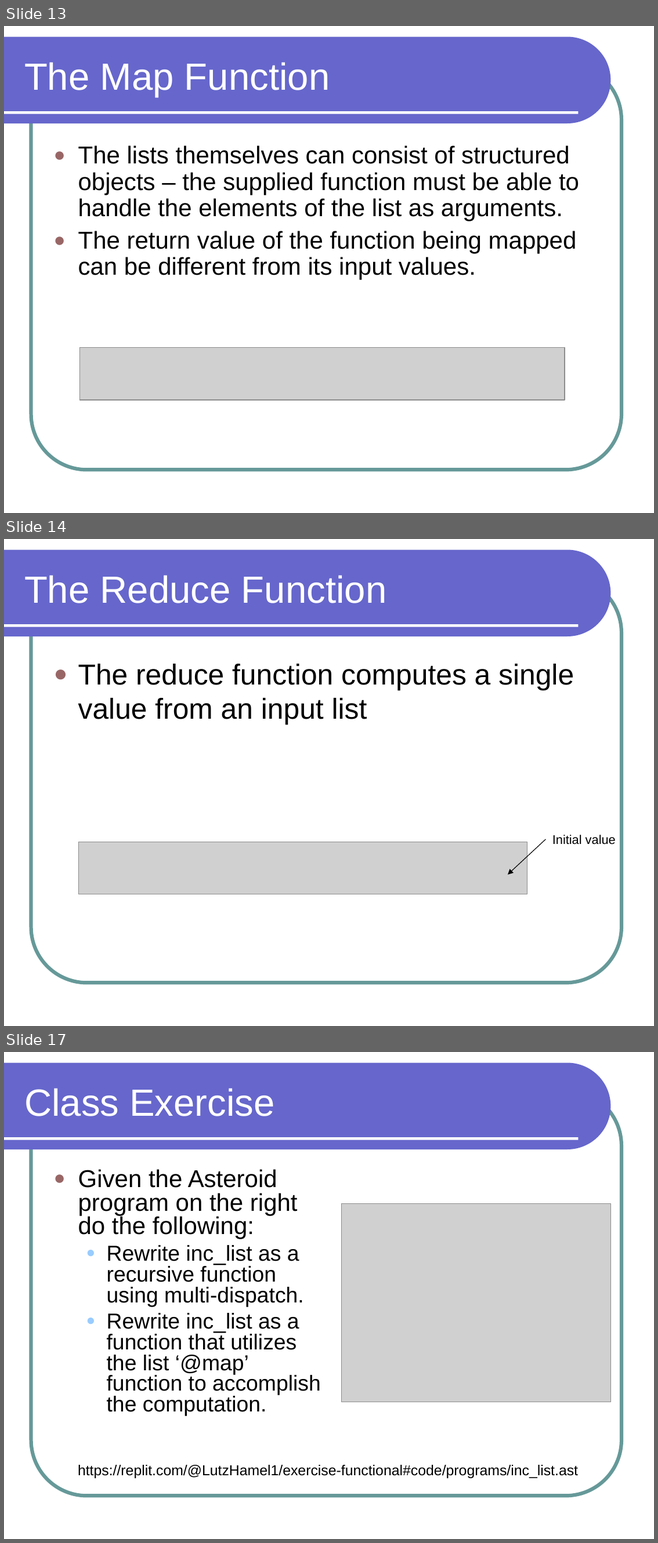
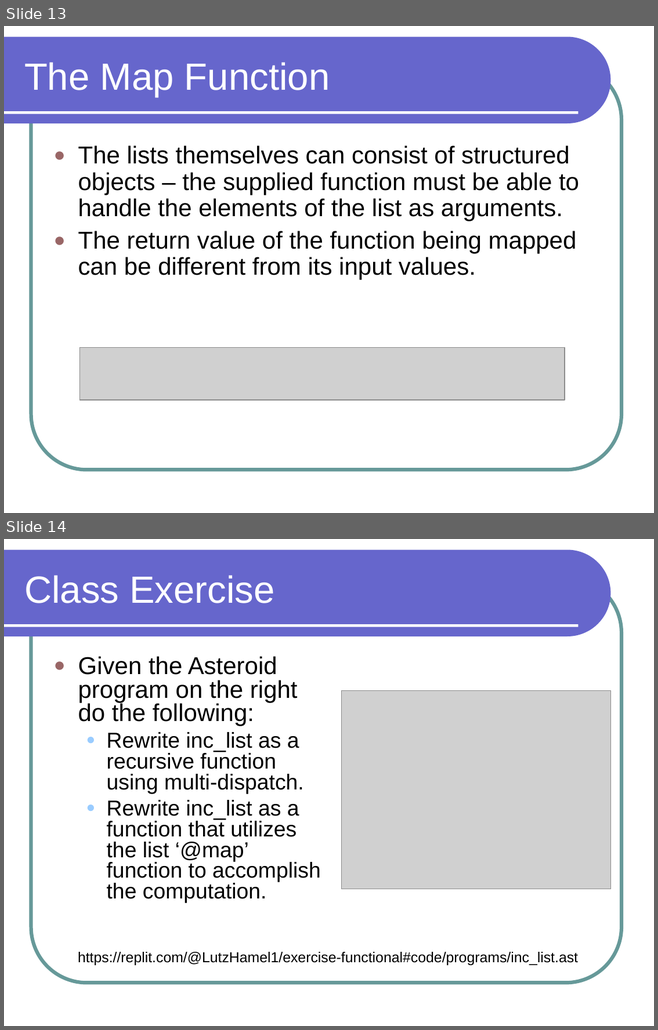
Before and after one commit to lutzhamel/CSC301, a slide deck: notes/csc301-ln014.ppt. Shown one above the other, each under a label of ours: slides 13, 14 and 17 before the commit, slides 13 and 14 after it; the slides between them are not shown. The pictures are 658x1543 and 658x1030 pixels, drawn with LibreOffice and Linux fonts; fonts in the diff are those of the drawing; grey boxes stand for pictures. Boxes give left, top, right and bottom in pixels: in the first picture for what was removed or moved away, otherwise in the second. Text is boxed around its words. In the diff, an @@ line names an element or a change of style, - is before the commit and + after.

```diff
--- a/notes/csc301-ln014.ppt
+++ b/notes/csc301-ln014.ppt
@@ slide 14 removed at (x1=4, y1=539, x2=654, y2=1026), background #FFFFFF; not listed: 3 template elements that a slide beside it also shows @@
@@ title removed at (x1=24, y1=575, x2=386, y2=603) @@
-The Reduce Function
@@ text removed at (x1=78, y1=664, x2=574, y2=725) @@
-● The reduce function computes a single value from an input list
@@ picture removed at (x1=78, y1=842, x2=526, y2=895) @@
@@ arrow removed from (545, 839) to (507, 875) @@
@@ text removed at (x1=552, y1=835, x2=615, y2=845) @@
-Initial value
@@ what was slide 17 is now slide 14 @@
```
Also in this commit, not shown: 8 slides changed, 3 other slides removed, 14 other files.
